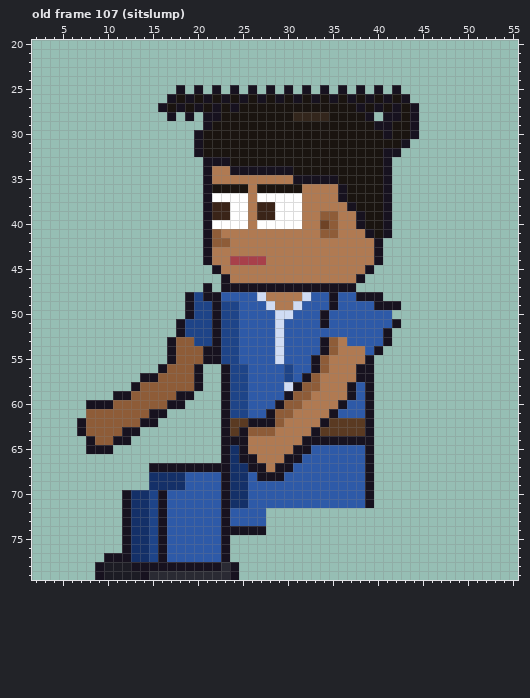
Pixel-art file, stored at sprites/clients/client_agent_b_left_anim.aseprite. The first picture shows the starting point.
64x80 pixels, 129 frames. Colours within 5 levels of each other are drawn and written as one. Shown: old frame 107 (sitslump): x 2..55, y 20..79. The commit also changed other frames, which this record leaves out.
And afterwards:
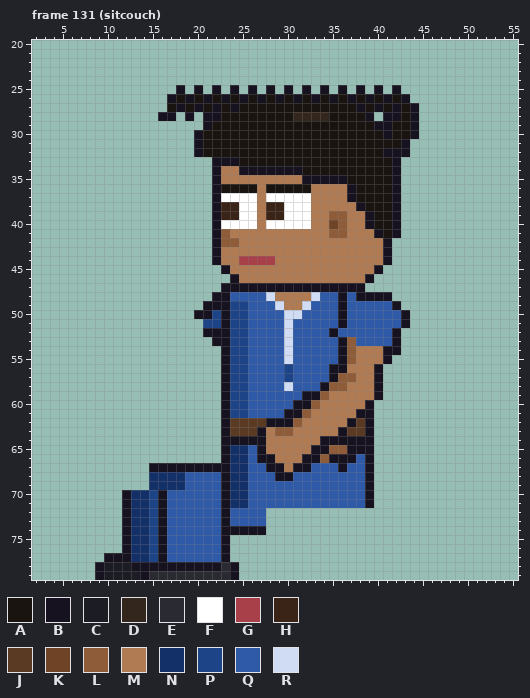
Palette (. is transparent): A #1a1410  B #17121f  C #1c1c24  D #33261c  E #2a2a33  F #ffffff  G #a8404a  H #3a2418  J #5a3a22  K #6e4326  L #8e5c38  M #b07a52  N #143068  P #1e4488  Q #2e5aa8  R #d0dcf4
A new or re-ordered frame is compared with the old frame closest to it.
From old to new:
frames 129 -> 135
Frame 131 (sitcouch) is new; against old frame 107 (sitslump):
y 27: x 16 B -> .
y 28: x 16 . -> B
y 32: x 43 . -> B
y 33: x 21 B -> .; x 24 A -> B; x 41..42 B. -> AB
y 34: x 21..22 BM -> .B; x 24 B -> M; x 31 A -> B; x 41..42 B. -> AB
y 35: x 21..22 BM -> .B; x 31 B -> M; x 36 A -> B; x 41..42 B. -> AB
y 36: x 21..22 BA -> .B; x 26..27 MA -> AM; x 32 M -> A; x 36..37 BA -> MB; x 41..42 B. -> AB
y 37: x 21..22 BF -> .B; x 26..27 MF -> FM; x 32 M -> F; x 36..37 BA -> MB; x 41..42 B. -> AB
y 38: x 21..22 BH -> .B; x 24 F -> H; x 26..27 MH -> FM; x 29 F -> H; x 32 M -> F; x 37..38 BA -> MB; x 41..42 B. -> AB
y 39: x 21..22 BH -> .B; x 24 F -> H; x 26..27 MH -> FM; x 29 F -> H; x 32 M -> F; x 34 L -> M; x 36 M -> L; x 38..39 BA -> MB; x 41..42 B. -> AB
y 40: x 21..22 BF -> .B; x 26..27 MF -> FM; x 32 M -> F; x 34..36 KLM -> MKL; x 38..39 BA -> MB; x 41..42 B. -> AB
y 41: x 21..23 BLM -> .BL; x 34 L -> M; x 36 M -> L; x 39..42 BAB. -> MBAB
y 42: x 21..22 BL -> .B; x 24 M -> L; x 40..41 B. -> MB
y 43: x 21..22 BM -> .B; x 40..41 B. -> MB
y 44: x 21..22 BM -> .B; x 24 G -> M; x 28 M -> G; x 40..41 B. -> MB
y 45: x 22..23 BM -> .B; x 39..40 B. -> MB
y 46: x 23..24 BM -> .B; x 38..39 B. -> MB
y 47: x 21 B -> .; x 38 . -> B
y 48: x 19..21 BPB -> ...; x 23 Q -> B; x 27..28 RM -> QR; x 32..33 RQ -> MR; x 35..36 BQ -> QB; x 41 . -> B
y 49: x 19..21 BPP -> ..B; x 23 P -> B; x 25 Q -> P; x 28..29 RM -> QR; x 31..32 RQ -> MR; x 35..36 BQ -> QB; x 40..41 BB -> QQ
y 50: x 19..23 BPPBP -> .BBPB; x 25 Q -> P; x 29 R -> Q; x 31 Q -> R; x 34 B -> Q; x 36 Q -> B; x 42..43 .. -> QB
y 51: x 18..20 BPP -> ...; x 22..23 BP -> PB; x 25 Q -> P; x 29..30 RQ -> QR; x 34 B -> Q; x 36 Q -> B; x 42..43 B. -> QB
y 52: x 18..21 BPPP -> ...B; x 23 P -> B; x 25 Q -> P; x 29..30 RQ -> QR; x 35 Q -> B; x 41..42 B. -> QB
y 53: x 17..21 BLLPP -> .....; x 23 P -> B; x 25 Q -> P; x 29..30 RQ -> QR; x 34..37 BLMQ -> QQBL; x 41..42 B. -> QB
y 54: x 17..23 BLLLBBP -> ......B; x 25 Q -> P; x 29..30 RQ -> QR; x 34..37 BLMM -> QQBL; x 39..42 QB.. -> MMBB
y 55: x 17..23 BLLLBBP -> ......B; x 25 Q -> P; x 29..30 RQ -> QR; x 33..37 BLMMM -> QQQBL; x 39..41 B.. -> MMB
y 56: x 16..20 BLLLB -> .....; x 33..36 BLMM -> QQBB; x 38..40 BB. -> MMB
y 57: x 14..20 BBLLLLB -> .......; x 32..40 BLMMMMBB. -> QQQBLLMMB
y 58: x 13..20 BLLLLLLB -> ........; x 31..40 BLLMMMBQB. -> QQQBLLMMMB
y 59: x 11..19 BBLLLLLBB -> .........; x 30..34 BLLMM -> QQBBL; x 37..40 BQB. -> MMMB
y 60: x 8..18 BBBLLLLLLBB -> ...........; x 29..33 BLLMM -> QQBBL; x 36..38 BQQ -> MMM
y 61: x 8..16 LLLLLLLBB -> .........; x 28..32 BLLMM -> QQBBL; x 35..38 BQQQ -> MMMB
y 62: x 7..15 BLLLLLLBB -> .........; x 26..27 BB -> JJ; x 29..31 LMM -> BBL; x 34..37 BJJJ -> MMMB
y 63: x 7..13 BLLLLBB -> .......; x 25..30 BLLLMM -> JJBMLL; x 33..36 BJJJ -> MMMB
y 64: x 8..12 BLLBB -> .....; x 26..27 MM -> BB; x 32..33 BB -> MM
y 65: x 8..10 BBB -> ...; x 25..27 BMM -> NQB; x 31..38 BBQQQQQQ -> MMBBLLBB
y 66: x 25..28 BBMM -> NQBB; x 30..37 BBQQQQQQ -> MMBBLBBB
y 67: x 26..28 BBM -> QQB; x 30..32 BQQ -> MBB; x 36 Q -> B
y 68: x 27..28 BB -> QQ; x 30 Q -> B
Changed places in both pictures, as pixel boxes (x1, y1, x2, y2):
changed: (158, 103, 167, 121)
changed: (77, 148, 410, 481)
